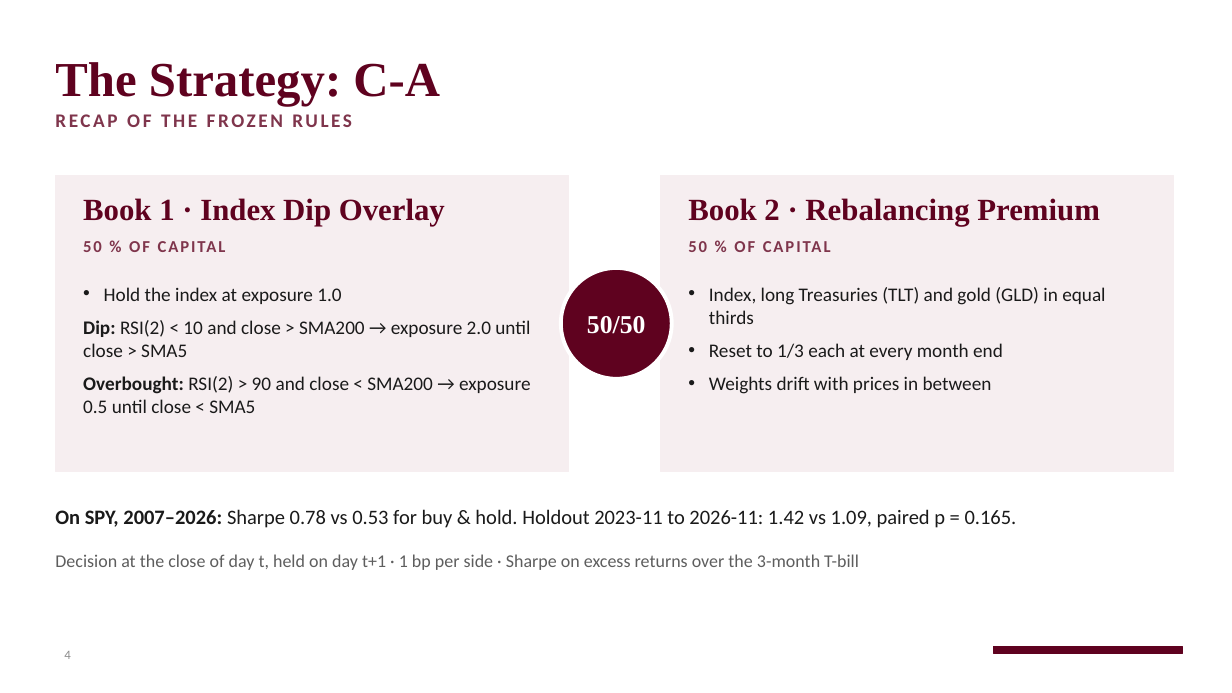
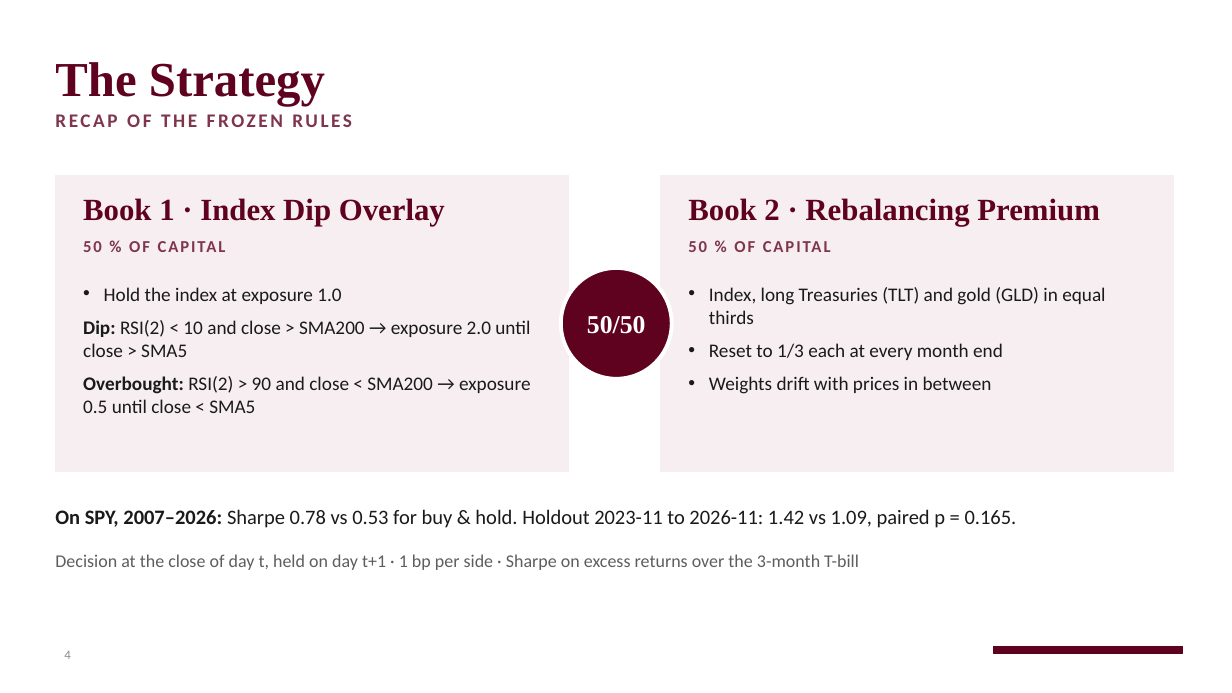
Before and after one commit to RobinHumberg/regime-diversified-mean-reversion, a slide deck: slide 4 of presentation/regime_mr_other_markets.pptx. Drawn at 1232x693 pixels with LibreOffice and Linux fonts; fonts in the diff are those of the drawing; background and template pictures are left out. Boxes give left, top, right and bottom in pixels: in the first picture for what was removed or moved away, otherwise in the second. Text is boxed around its words. In the diff, an @@ line names an element or a change of style, - is before the commit and + after.

```diff
--- a/presentation/regime_mr_other_markets.pptx
+++ b/presentation/regime_mr_other_markets.pptx
@@ title at (55, 62, 325, 106): text changed @@
-The Strategy: C-A
+The Strategy
```
Also in this commit, not shown: 11 other slides changed, 3 other files.
